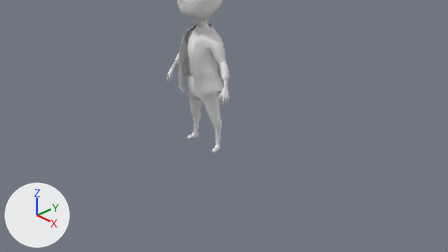
One commit to the Blender file Character Modeling Introduction/CharacterModelingIntroduction.blend: the scene before it, then after it.
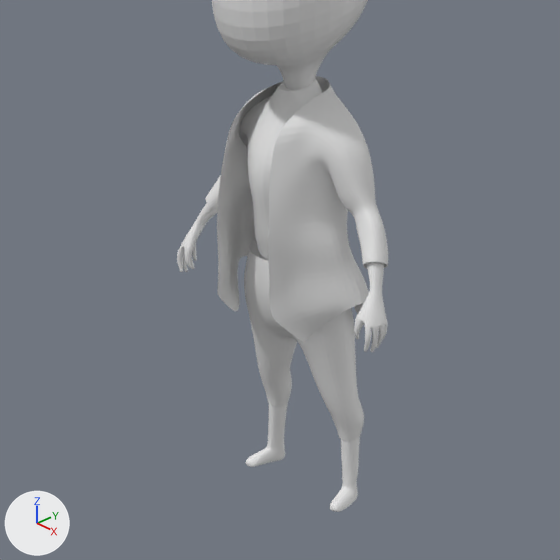
Each version appears first from the file's camera 'Camera', and next in a close-up on the part from 25% to 63% of the width and 0% to 66% of the height. The lights are fixed; the arrows at lower left show +X, +Y and +Z.

In view in the first close-up: 'Character Boots', 'Character Hands', 'Character Head', 'Character Jacket', 'Character Pants', 'Character Shirt'.
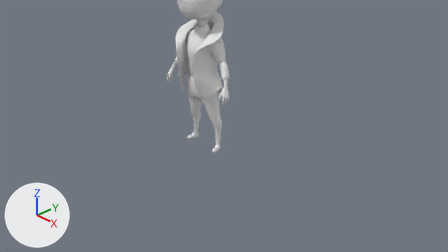
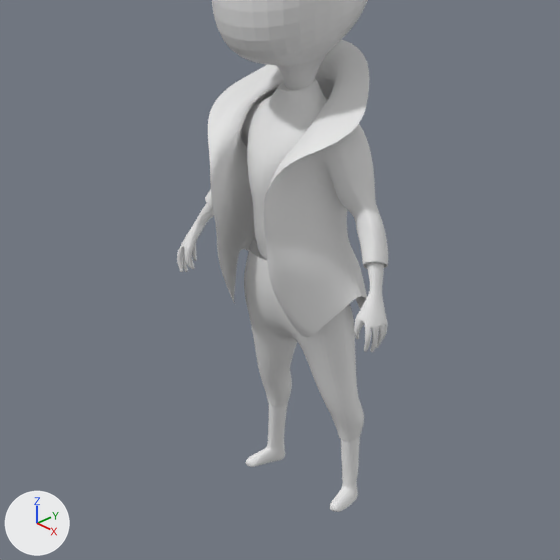
Commit message: Added Jacket Frill

What differs and where, as boxes [x1, y1, x2, y2] in the close-ups (560 x 560 px):
'Character Jacket', reshaped (12% taller): before [205, 76, 388, 342]; after [205, 40, 388, 337]
part 1 of me_plane_008, built on: before [205, 76, 373, 339]; after [205, 40, 374, 337]

What changed in the scene script:
```text
Change me_plane_008:
    used by ob_character_jacket; location = (0.0, 0.0, 0.0)
    remove me_plane_008.from_pydata(...)  # 181 vertices, 162 faces; spans x 0.0..0.83, y -0.54..0.27, z 1.21..2.76
    add me_plane_008.from_pydata(...)  # 221 vertices, 200 faces; spans x 0.0..0.83, y -0.57..0.35, z 1.22..2.97
    me_plane_008 part 1
    7 vertices are removed from x 0.21..0.58, y -0.54..-0.07, z 1.21..2.58
    27 faces are deleted
    5 vertices in x 0.16..0.53, y -0.04..0.23, z 2.33..2.5 move by (0.02, 0.0, -0.01)
    3 vertices in x 0.42..0.51, y -0.18..-0.16, z 2.18..2.28 move by (-0.01, 0.0, -0.01)
    3 vertices in x 0.0..0.35, y 0.05..0.21, z 1.91..2.64 move by (0.0, -0.01, 0.01)
    73 vertices move from x 0.0..0.61, y -0.54..0.27, z 1.22..2.76 to x 0.0..0.6, y -0.45..0.27, z 1.22..2.81
    47 vertices are added at x 0.0..0.79, y -0.57..0.35, z 1.24..2.97
    65 new faces join them
```
